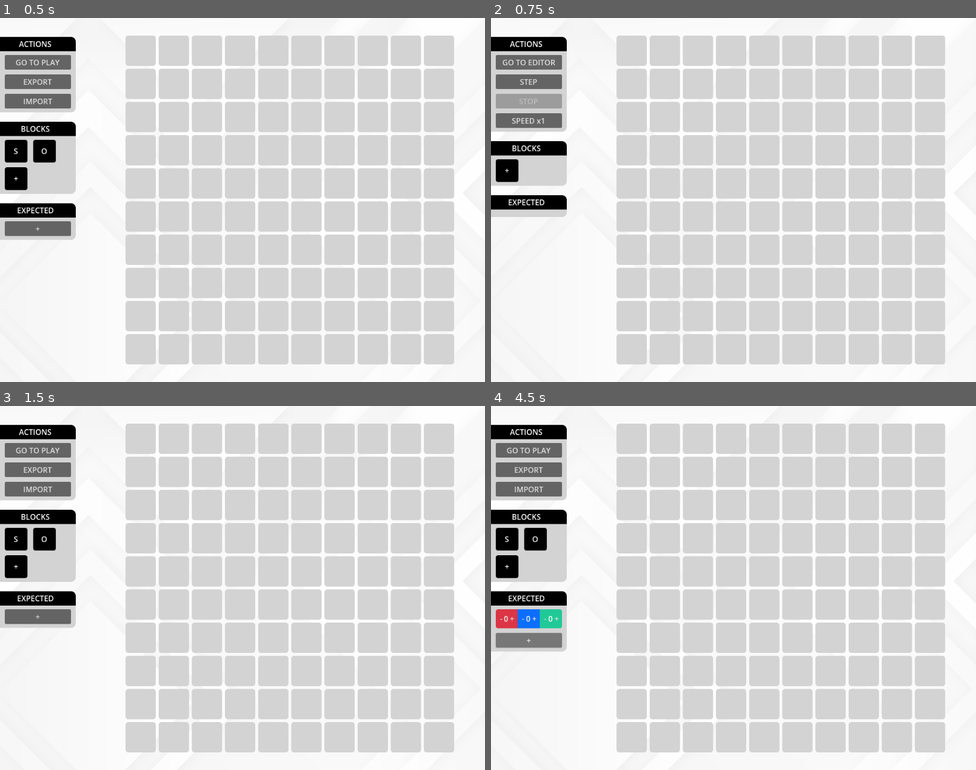
Above: before the commit, frames 1-4 (two rows, left to right).
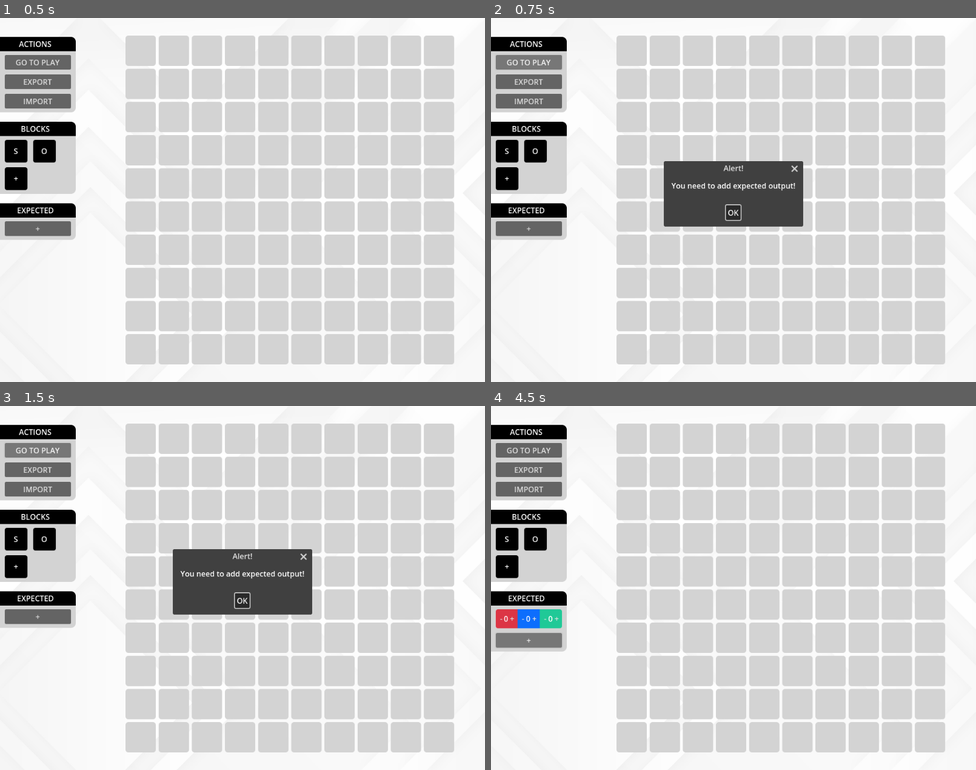
Above: after the commit, the same moments.

Repository: ricoapon/planet-cell
Game: Godot game, scene res://Scenes/Main.tscn
The game is run twice, just before and just after one commit, with the same random seed, the same clock (stepped at 60 frames per second) and the same inputs.
Inputs (mouse positions are in pixels of both pictures, inside the frame that each line leads up to):
- Up to frame 1 (0.5 s): no input
- Up to frame 2 (0.75 s): click "GO TO PLAY" at 0.5 s
- Up to frame 3 (1.5 s): click (38, 449) at 1.25 s, where only the run after the commit has a clickable "GO TO PLAY"
- Up to frame 4 (4.5 s): click (733, 598) at 2 s, where only the run after the commit has a clickable "OK"; click "EXPORT" at 2.75 s; click "IMPORT" at 3.5 s; click "+" at 4.25 s

Frame 1 is identical in both runs. In frame 2, 9.6% of the frame differs, in the area x 0-65%, y 11-61%; in frame 3, 5.1%; in frame 4, nothing differs.

Commit message:
Add warning for empty expected output

Diff:
--- a/Scenes/screens/EditGridScreen.gd
+++ b/Scenes/screens/EditGridScreen.gd
@@ -12,4 +12,9 @@
 signal go_to_play_screen(grid: Grid)
 
 func _on_play_button_pressed() -> void:
+	if grid.expected_output._rows.size() == 0 || grid.expected_output._rows[0].equals(SingleOutput.new()):
+		var popup: AcceptDialog = $AcceptDialog
+		popup.dialog_text = "You need to add expected output!"
+		popup.popup_centered()
+		return
 	go_to_play_screen.emit(grid)
--- a/Scenes/screens/EditGridScreen.tscn
+++ b/Scenes/screens/EditGridScreen.tscn
@@ -86,6 +86,8 @@
 offset_right = 983.0
 offset_bottom = 737.0
 
+[node name="AcceptDialog" type="AcceptDialog" parent="."]
+
 [connection signal="pressed" from="VBoxContainer/ActionsSidePanel/VBoxContainer/MarginContainer/VBoxContainer/PlayButton" to="." method="_on_play_button_pressed"]
 
 [editable path="VBoxContainer/ActionsSidePanel"]
